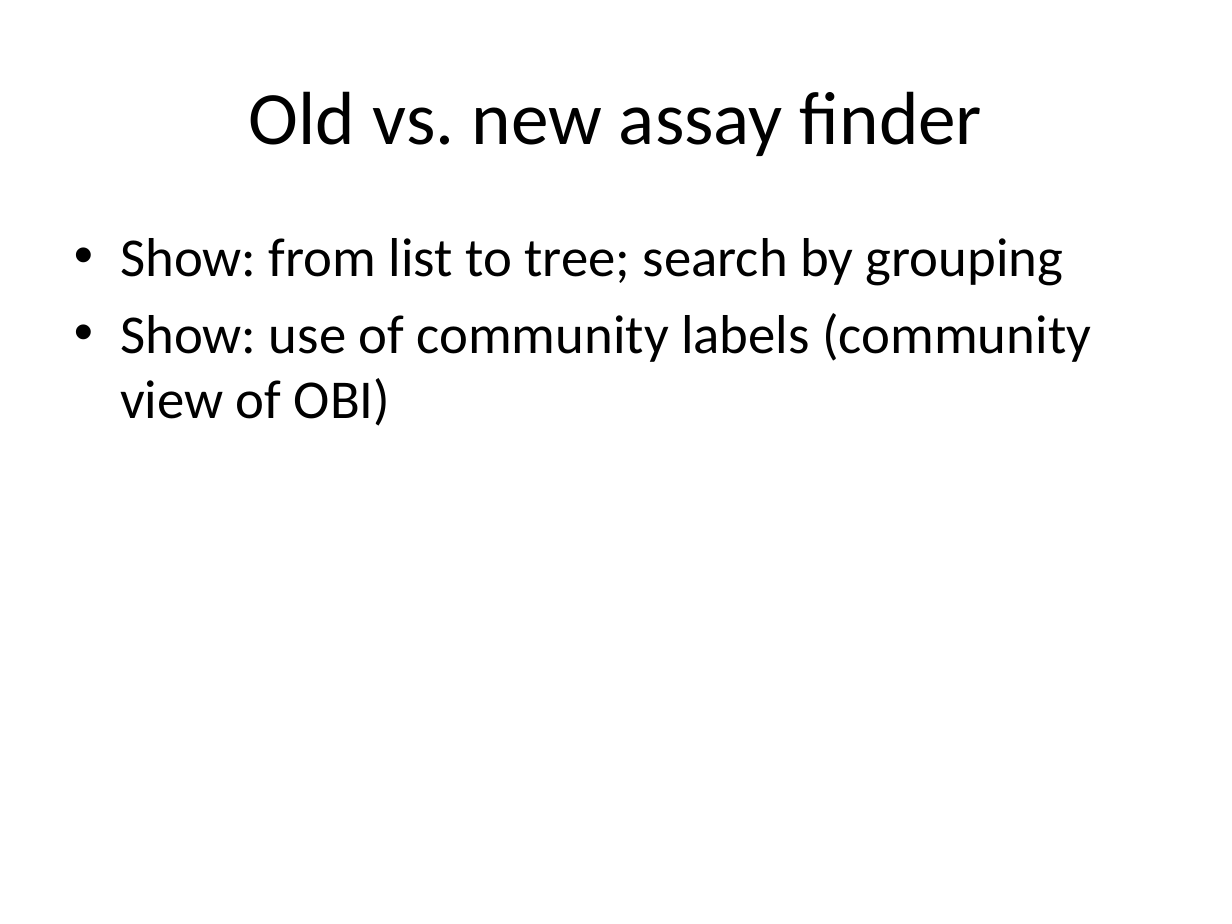
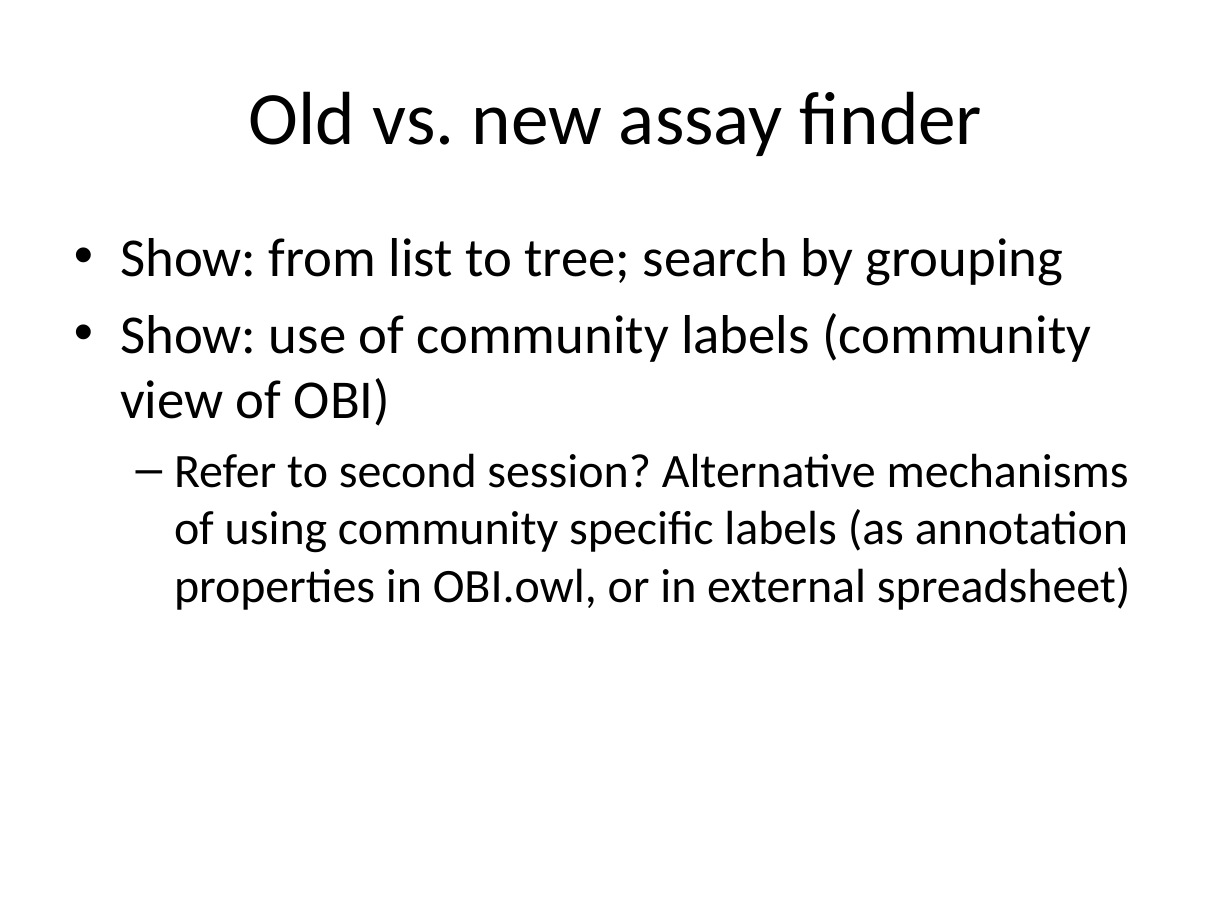
Before and after one commit to obi-ontology/obi-legacy-svn, a slide deck: slide 29 of trunk/docs/presentations/OBI tutorial July 2011 ICBO/OBI overview and IEDB.pptx (slide 28 before the commit). Drawn at 1232x924 pixels with LibreOffice and Linux fonts; fonts in the diff are those of the drawing. Boxes give left, top, right and bottom in pixels: in the first picture for what was removed or moved away, otherwise in the second. Text is boxed around its words. In the diff, an @@ line names an element or a change of style, - is before the commit and + after.

```diff
--- a/trunk/docs/presentations/OBI tutorial July 2011 ICBO/OBI overview and IEDB.pptx
+++ b/trunk/docs/presentations/OBI tutorial July 2011 ICBO/OBI overview and IEDB.pptx
@@ text at [174, 453, 1131, 610]: paragraph added @@
+  – Refer to second session? Alternative mechanisms of using community specific labels (as annotation properties in OBI.owl, or in external spreadsheet)
```
Also in this commit, not shown: 3 other slides changed, 2 slides added.
